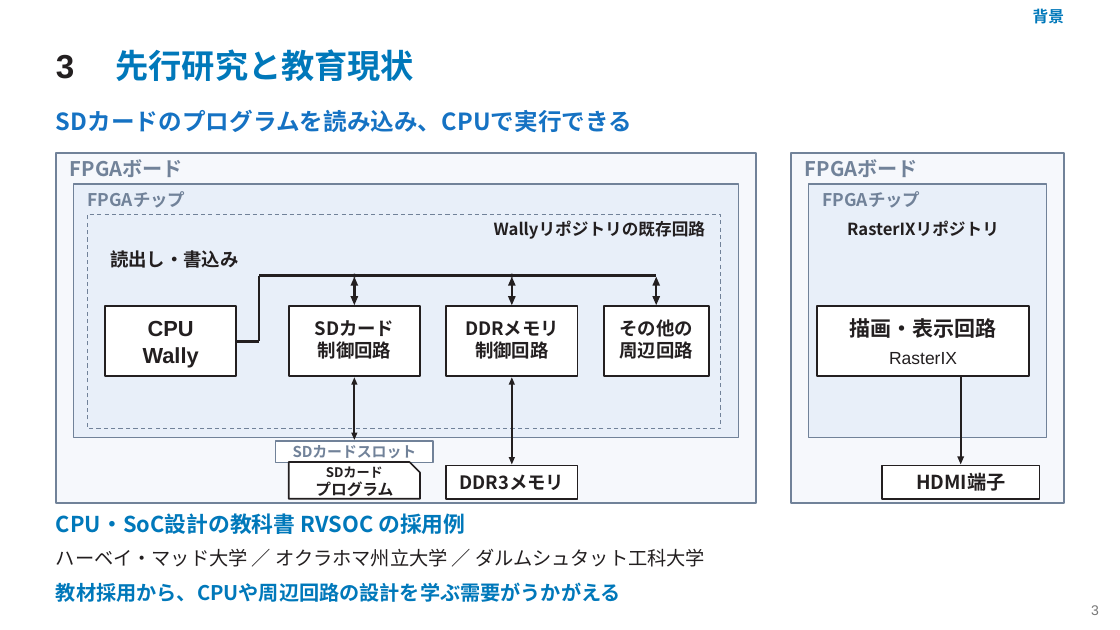
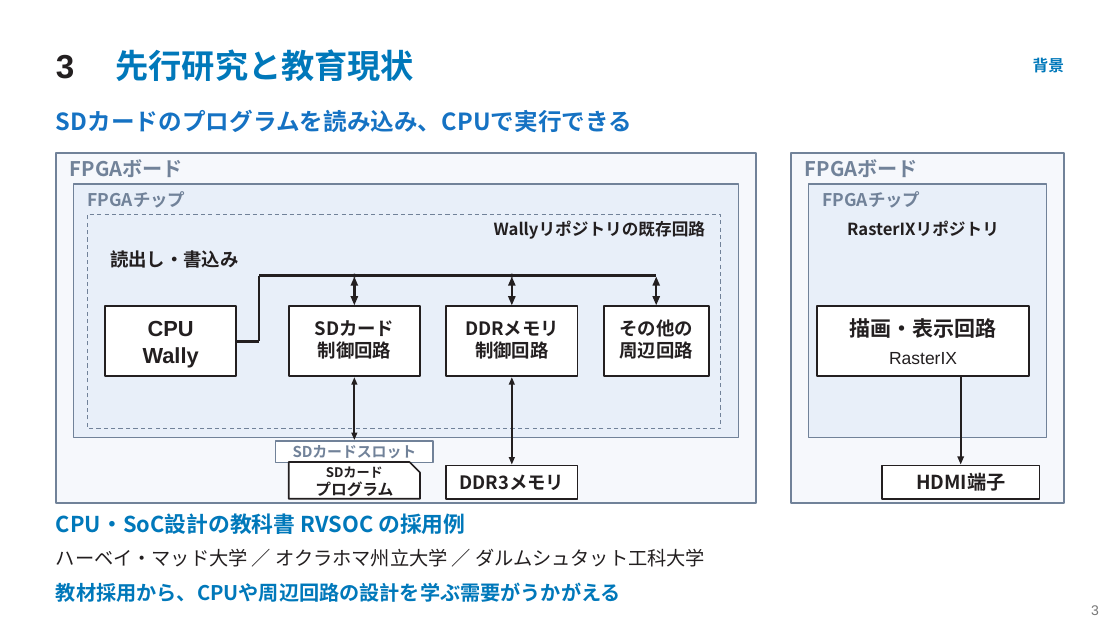
Before and after one commit to SoshiroFujimori/wally-game-console-research, a slide deck: slide 3 of docs/presentation/中間発表_主要事項.pptx. Drawn at 1120x630 pixels with LibreOffice and Linux fonts; fonts in the diff are those of the drawing. Boxes give left, top, right and bottom in pixels: in the first picture for what was removed or moved away, otherwise in the second. Text is boxed around its words. In the diff, an @@ line names an element or a change of style, - is before the commit and + after.

```diff
--- a/docs/presentation/中間発表_主要事項.pptx
+++ b/docs/presentation/中間発表_主要事項.pptx
@@ text "背景" moved from (x1=1033, y1=8, x2=1064, y2=24) to (x1=1033, y1=57, x2=1064, y2=73) @@
```
Also in this commit, not shown: 12 other slides changed, 11 other files.
